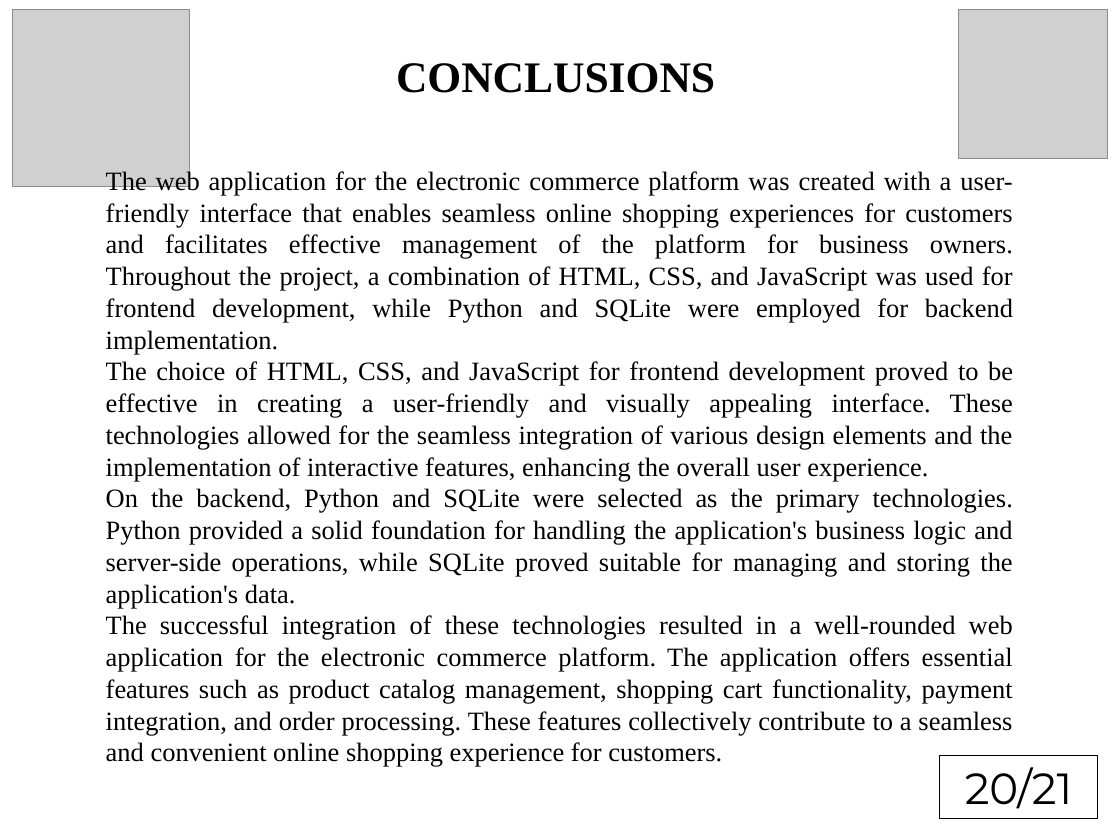
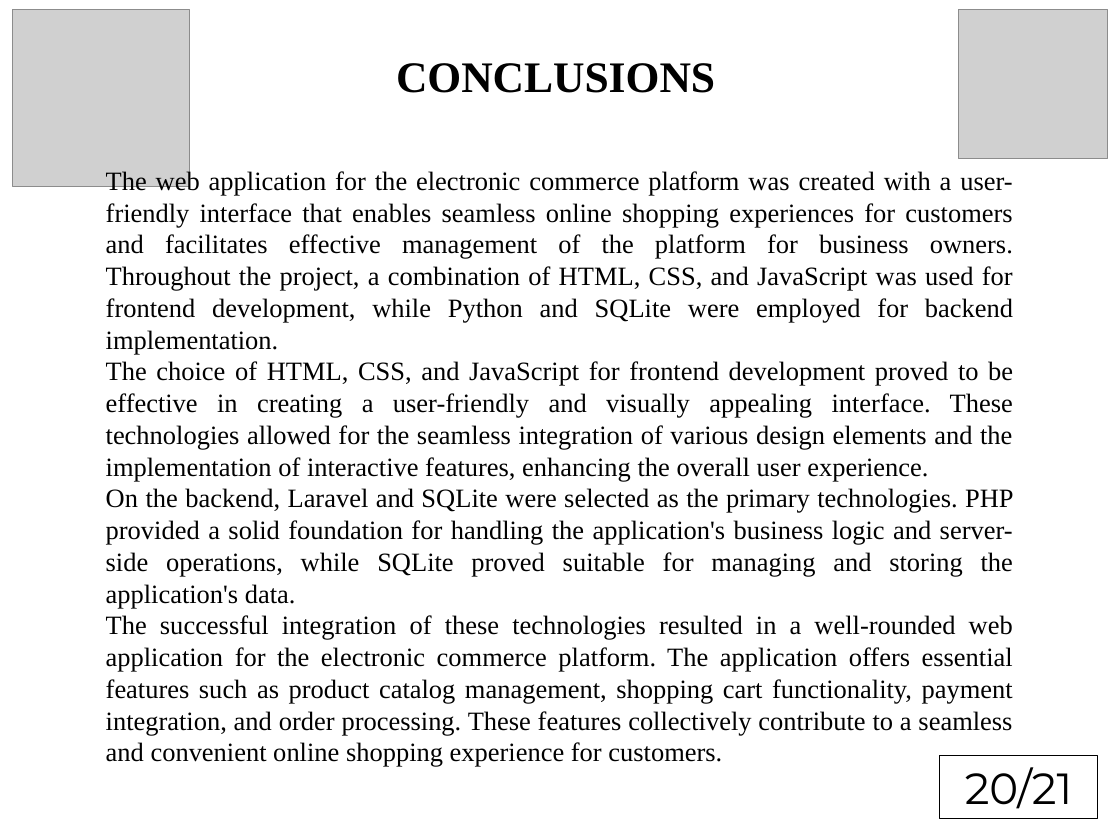
Before and after one commit to Striker1101/AutoDelovi, a slide deck: slide 20 of presentationWebFinal (2).odp. Drawn at 1120x840 pixels with LibreOffice and Linux fonts; fonts in the diff are those of the drawing; grey boxes stand for pictures. Boxes give left, top, right and bottom in pixels: in the first picture for what was removed or moved away, otherwise in the second. Text is boxed around its words. In the diff, an @@ line names an element or a change of style, - is before the commit and + after.

```diff
--- a/presentationWebFinal (2).odp
+++ b/presentationWebFinal (2).odp
@@ text at [106, 488, 1014, 609]: text changed @@
-On the backend, Python and SQLite were selected as the primary technologies. Python provided a solid foundation for handling the application's business logic and server-side operations, while SQLite proved suitable for managing and storing the application's data.
+On the backend, Laravel and SQLite were selected as the primary technologies. PHP provided a solid foundation for handling the application's business logic and server-side operations, while SQLite proved suitable for managing and storing the application's data.
```
Also in this commit, not shown: 1 other slide changed, 2 other files.
